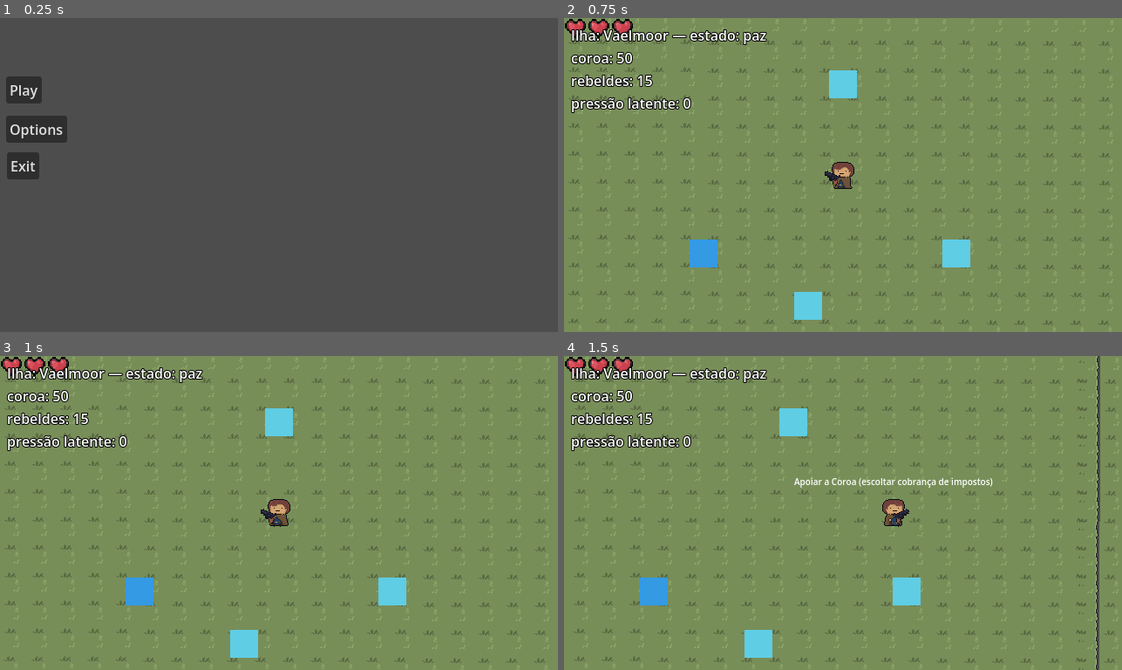
Above: before the commit, frames 1-4 (two rows, left to right).
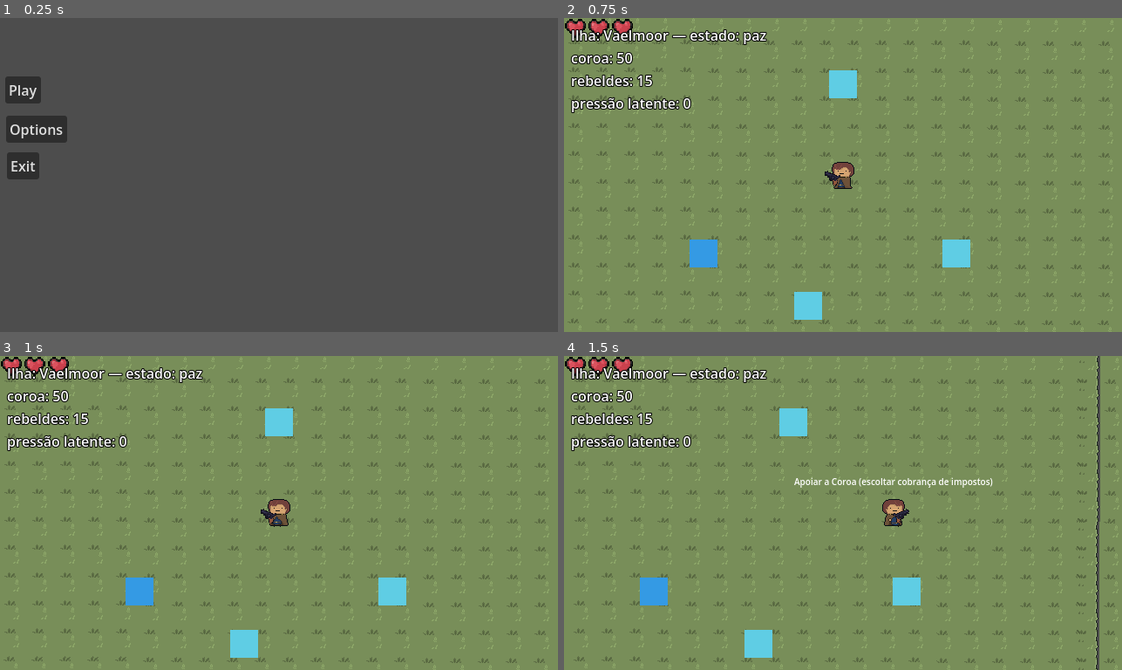
Above: after the commit, the same moments.

Repository: Douuurado/Foreign-lands
Game: Godot game, scene res://systems/core/main.tscn
The game is run twice, just before and just after one commit, with the same random seed, the same clock (stepped at 60 frames per second) and the same inputs.
Inputs (mouse positions are in pixels of both pictures, inside the frame that each line leads up to):
- Up to frame 1 (0.25 s): no input
- Up to frame 2 (0.75 s): click "Play" at 0.5 s
- Up to frame 3 (1 s): no input
- Up to frame 4 (1.5 s): tap Enter (ui_accept) at 1.25 s; move the mouse to (965, 497) at 1.27 s; hold Right (ui_right) from 1.28 s (still down); hold E (interact) from 1.28 s (still down)

The runs differ from the first frame. In frame 1, 0.1% of the frame differs, in the area x 0-8%, y 19-27%; in frame 2, less than 0.1%; in frame 3, less than 0.1%; in frame 4, nothing differs.

Commit message:
caixa de dialogo
uma caixa de dialogo

Diff:
--- a/project.godot
+++ b/project.godot
@@ -16,7 +16,7 @@
 
 config/name="Foreign Lands"
 run/main_scene="res://systems/core/main.tscn"
-config/features=PackedStringArray("4.6", "Forward Plus")
+config/features=PackedStringArray("4.7", "Forward Plus")
 
 [autoload]
 
--- /dev/null
+++ b/scenes/npcs/npc1/interact_label.gd
@@ -0,0 +1,11 @@
+extends Label
+
+
+# Called when the node enters the scene tree for the first time.
+func _ready() -> void:
+	pass # Replace with function body.
+
+
+# Called every frame. 'delta' is the elapsed time since the previous frame.
+func _process(delta: float) -> void:
+	pass
--- a/scenes/npcs/npc1/npc1.gd
+++ b/scenes/npcs/npc1/npc1.gd
@@ -24,7 +24,9 @@
 var _current_line: String = DIALOGUE[&"paz"]
 
 func _on_interact() -> void:
-	print(_current_line)
+	$CanvasLayer/Panel/Label.text = _current_line
+	$CanvasLayer/Panel.show()
+
 	# TODO: plugar no sistema de diálogo de verdade quando ele existir.
 
 func _apply_current_state(state: StringName) -> void:
--- a/scenes/npcs/npc1/npc1.tscn
+++ b/scenes/npcs/npc1/npc1.tscn
@@ -3,6 +3,7 @@
 [ext_resource type="Script" uid="uid://p6ylxud7d61r" path="res://scenes/npcs/npc1/npc1.gd" id="1_script"]
 [ext_resource type="Texture2D" uid="uid://c0jb2e818em30" path="res://assets/arts/player/player.jpeg" id="2_art_placeholder"]
 [ext_resource type="PackedScene" uid="uid://bvh7yrf5jnb8s" path="res://systems/interactions/interactable.tscn" id="3_interactable"]
+[ext_resource type="Script" uid="uid://bcwducy30ec1e" path="res://scenes/npcs/npc1/panel.gd" id="4_lh6h3"]
 
 [sub_resource type="CircleShape2D" id="CircleShape2D_body"]
 radius = 16.0
@@ -22,8 +23,27 @@
 shape = SubResource("CircleShape2D_body")
 
 [node name="Interactable" parent="." unique_id=184423635 instance=ExtResource("3_interactable")]
+position = Vector2(-2, -1)
 collision_layer = 2
-interact_name = "Falar com Renata"
+interact_name = "Falar com E"
 
 [node name="CollisionShape2D" type="CollisionShape2D" parent="Interactable" unique_id=200812877]
 shape = SubResource("CircleShape2D_interact")
+
+[node name="CanvasLayer" type="CanvasLayer" parent="." unique_id=488247358]
+
+[node name="Panel" type="Panel" parent="CanvasLayer" unique_id=1593491855]
+visible = false
+offset_left = 133.0
+offset_top = 281.0
+offset_right = 490.0
+offset_bottom = 321.0
+script = ExtResource("4_lh6h3")
+
+[node name="Label" type="Label" parent="CanvasLayer/Panel" unique_id=498163911]
+layout_mode = 0
+offset_left = 6.0
+offset_top = 7.0
+offset_right = 506.0
+offset_bottom = 67.0
+text = "Mais um dia de cobrança. Nada de especial."
--- /dev/null
+++ b/scenes/npcs/npc1/panel.gd
@@ -0,0 +1,11 @@
+extends Panel
+
+
+# Called when the node enters the scene tree for the first time.
+func _ready() -> void:
+	pass # Replace with function body.
+
+
+# Called every frame. 'delta' is the elapsed time since the previous frame.
+func _process(delta: float) -> void:
+	pass
--- a/systems/core/main.tscn
+++ b/systems/core/main.tscn
@@ -1,6 +1,7 @@
 [gd_scene format=3 uid="uid://dt5vukam2avan"]
 
 [ext_resource type="Script" uid="uid://dpjnkd04jabig" path="res://ui/options_menu/controls.gd" id="1_msbe6"]
+[ext_resource type="Script" uid="uid://14yv5d6kbhc2" path="res://systems/core/play_button.gd" id="2_uttcy"]
 
 [node name="Main" type="Control" unique_id=1986103966]
 layout_mode = 3
@@ -17,11 +18,12 @@
 
 [node name="PlayButton" type="Button" parent="." unique_id=1044776204]
 layout_mode = 0
-offset_left = 7.0
+offset_left = 6.0
 offset_top = 67.0
-offset_right = 48.0
+offset_right = 47.0
 offset_bottom = 98.0
 text = "Play"
+script = ExtResource("2_uttcy")
 
 [node name="OptionsButton" type="Button" parent="." unique_id=1625350855]
 layout_mode = 0
--- /dev/null
+++ b/systems/core/play_button.gd
@@ -0,0 +1,11 @@
+extends Button
+
+
+# Called when the node enters the scene tree for the first time.
+func _ready() -> void:
+	pass # Replace with function body.
+
+
+# Called every frame. 'delta' is the elapsed time since the previous frame.
+func _process(delta: float) -> void:
+	pass
Not shown, added: scenes/npcs/npc1/interact_label.gd.uid
Not shown, added: scenes/npcs/npc1/panel.gd.uid
Not shown, added: systems/core/play_button.gd.uid
